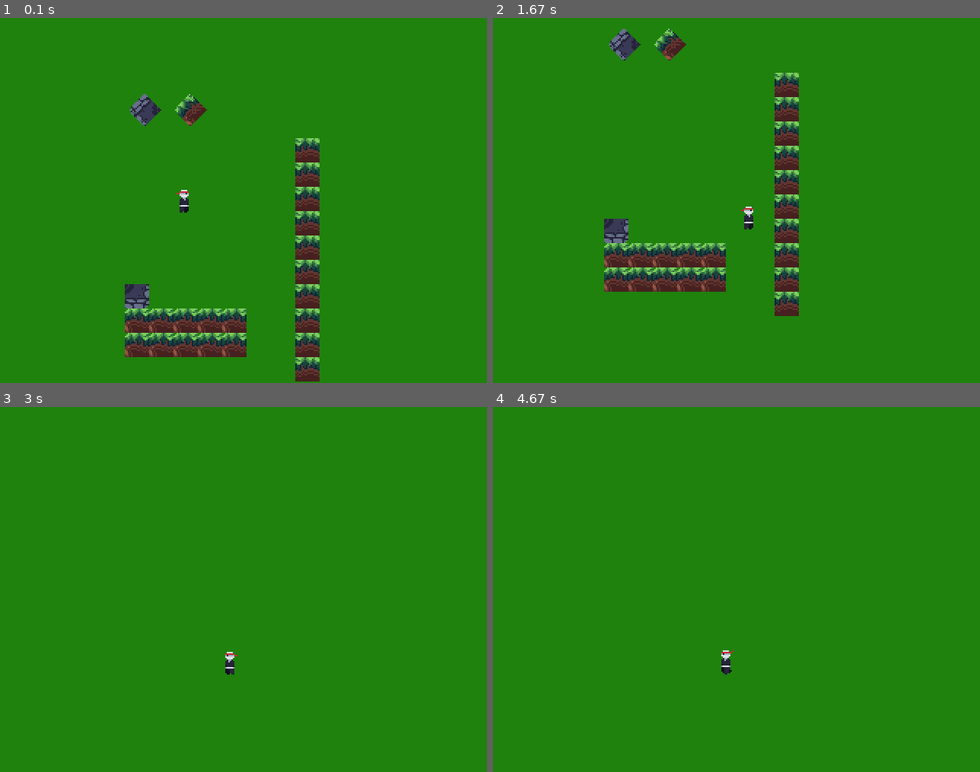
Above: before the commit, frames 1-4 (two rows, left to right).
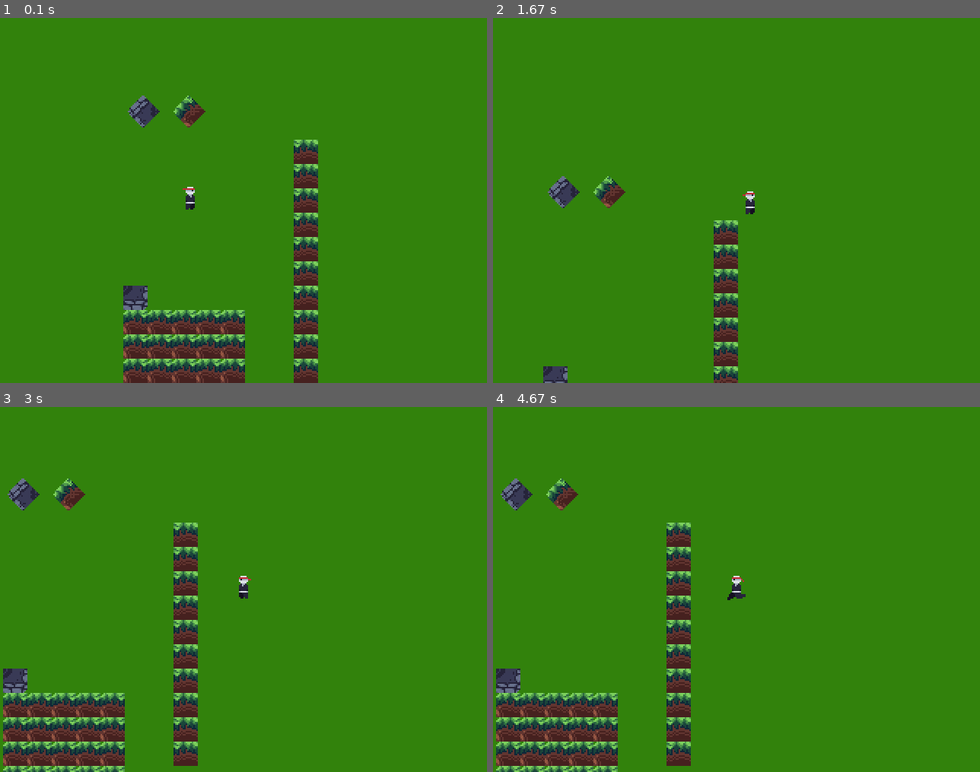
Above: after the commit, the same moments.

Repository: laziutaO/Pygame-updater
Game: pygame game, started from pygame_test/pygame_test.py
Two runs of this game, one before a commit and one after it. Both use one fixed random seed, a clock stepped at 60 frames per second and the inputs below.
Inputs:
- Up to frame 1 (0.1 s): no input
- Up to frame 2 (1.67 s): hold Right 0.33-0.8 s; hold Up 0.83-1.13 s; hold Right 1.17-1.63 s
- Up to frame 3 (3 s): hold Left 1.67-2.2 s; hold Left 2.57-2.97 s
- Up to frame 4 (4.67 s): hold Right 3.4-4.03 s; hold Left from 4.47 s (still down)

The runs differ from the first frame. In frame 1, 6.5% of the frame differs, in the area x 25-66%, y 20-100%; in frame 2, 10%, in the area x 10-63%, y 2-100%; in frame 3, 9.8%; in frame 4, 9.9%.

Commit message:
feat(fix): a-star search

Diff:
--- a/pygame_test/classes/entities.py
+++ b/pygame_test/classes/entities.py
@@ -70,7 +70,6 @@
             self.flip = False
         if movement[0] < 0:
             self.flip = True
-        self.animation.pause_animation()
         #self.animation.set_backwards()
         self.animation.update_frame()
 
--- a/pygame_test/pygame_test.py
+++ b/pygame_test/pygame_test.py
@@ -14,7 +14,8 @@
 from pygame_updater.physics.physics import *
 from pygame_updater.ai.search import *
 
-BASE_IMG_PATH = 'test-data/images/'
+BASE_DIR = os.path.dirname(os.path.dirname(os.path.abspath(__file__)))
+BASE_IMG_PATH = os.path.join(BASE_DIR, 'test-data/images/')
 
 class Game:
     def __init__(self):
@@ -39,7 +40,7 @@
         }
         #tilemap test
         self.tilemap = Tilemap(16, ['grass', 'stone'])
-        self.tilemap.fill_tilemap((3, 12), (8, 14), 'grass', variant=0, rotation=0)
+        self.tilemap.fill_tilemap((3, 12), (8, 18), 'grass', variant=0, rotation=0)
         self.tilemap.fill_tilemap((10, 5), (11, 15), 'grass', variant=1, rotation=0)
         #self.tilemap.fill_tilemap_random((1, 3), (9, 6), ['grass', 'stone'], [0, 1, 2])
         self.tilemap.place_tile_ongrid((3, 11), 'stone', 0, 180)
@@ -57,7 +58,7 @@
 
     def run(self):
         while True:
-            self.display.fill((30, 130, 12))
+            self.display.fill((50, 130, 12))
 
             self.scroll[0] += (self.player.rect().centerx - self.display.get_width() / 2 - self.scroll[0])/10
             self.scroll[1] += (self.player.rect().centery - self.display.get_height() / 2 - self.scroll[1])/10
@@ -66,33 +67,10 @@
             self.tilemap.render(self.display, self.assets, offset = render_scroll)
             self.player.update(self.tilemap, (self.movement_hor[1] - self.movement_hor[0], 0))
             #ai test
-            #self.player.update_position(self.astar.get_next_position(self.player.pos, (200, 110)), offset = render_scroll)
+            self.player.update_position(self.astar.get_next_position(self.player.pos, (200, 110)), offset = render_scroll)
             self.player.render(self.display, offset = render_scroll)
 
-
             player_rect = pygame.Rect(*self.player.pos, *self.player.size)
-
-            #testing polygon collision
-            """points = [(100, 100), (120, 120), (120, 150), (170, 120), (140, 60)]
-            polygon_collider = pygame.draw.polygon(self.display, (255, 0, 0), points)
-            if self.collision.rect_collide_poly(points, self.player.rect()):
-                print("player collided with polygon")"""
-
-            #testing circle collision
-            """radius1 = 50
-            radius2 = 30
-            circle1 = pygame.draw.circle(self.display, (255, 0, 0), (100, 100), radius1)
-            circle2 = pygame.draw.circle(self.display, (255, 255, 0), (120, 100), radius2)
-            if self.collision.collide_circles(circle1.center, radius1, circle2.center, radius2):
-                print("circles collided")"""
-
-            #testing rect circle collision
-            """radius = 50
-            circle = pygame.draw.circle(self.display, (255, 0, 0), (100, 100), radius)
-            rect = pygame.draw.rect(self.display, (255, 255, 0), (120, 100, 50, 50))
-            if self.collision.rect_collide_circle(circle.center, radius, rect):
-                print("rect and circle collided")"""
-
 
             for event in pygame.event.get():
                 if event.type == pygame.QUIT:
--- a/pygame_updater/ai/search.py
+++ b/pygame_updater/ai/search.py
@@ -1,3 +1,5 @@
+import math
+import heapq
 from ..tilemaps.tilemap import Tilemap
 
 class SearchAction:
@@ -10,7 +12,12 @@
         self.entity_height = entity_height
 
     def __heuristic(self, start, end):
-        return abs(start[0] - end[0]) + abs(start[1] - end[1])
+        dx = start[0] - end[0]
+        dy = start[1] - end[1]
+        return math.sqrt(dx * dx + dy * dy)
+
+    def __step_cost(self, current, neighbor):
+        return math.sqrt(2) if current[0] != neighbor[0] and current[1] != neighbor[1] else 1.0
 
     def __neighbors(self, current):
         neighbors = []
@@ -18,19 +25,18 @@
             for y in range(-1, 2):
                 if x == 0 and y == 0:
                     continue
-                bottom_left = (current[0] + x, current[1] + y + self.entity_height)
-                top_right = (current[0] + x + self.entity_width, current[1] + y)
+                neighbor = (current[0] + x, current[1] + y)
+                bottom_left = (neighbor[0], neighbor[1] + self.entity_height)
+                top_right = (neighbor[0] + self.entity_width, neighbor[1])
                 bottom_right = (top_right[0], bottom_left[1])
-                neighbor = (current[0] + x, current[1] + y)
                 if self.tilemap is None:
                     neighbors.append(neighbor)
-                elif not self.tilemap.is_occupied_tile(neighbor) and not self.tilemap.is_occupied_tile(bottom_left) and not self.tilemap.is_occupied_tile(top_right) and not self.tilemap.is_occupied_tile(bottom_right):
+                elif not self.tilemap.is_occupied_tile(neighbor) \
+                    and not self.tilemap.is_occupied_tile(bottom_left) \
+                    and not self.tilemap.is_occupied_tile(top_right) \
+                    and not self.tilemap.is_occupied_tile(bottom_right):
                     neighbors.append(neighbor)
-
         return neighbors
-
-    def __lowest_f_score(self, open_list, f_score):
-        return min(open_list, key=lambda node: f_score[node])
 
     def __reconstruct_path(self, came_from, current):
         total_path = [current]
@@ -39,46 +45,44 @@
             total_path.append(current)
         return total_path[::-1]
 
-    def search(self, start:tuple, end:tuple):
+    def search(self, start: tuple, end: tuple):
         start = tuple(start)
         end = tuple(end)
-        open_list = [start]
-        closed_list = set()
+        open_heap = [(self.__heuristic(start, end), start)]
+        visited = set()
         came_from = {}
-        g_score = {start: 0}
-        f_score = {start: self.__heuristic(start, end)}
+        g_score = {start: 0.0}
 
-        while open_list:
-            current = self.__lowest_f_score(open_list, f_score)
+        while open_heap:
+            _, current = heapq.heappop(open_heap)
+
+            if current in visited:
+                continue
+            visited.add(current)
 
             if current == end:
                 return self.__reconstruct_path(came_from, current)
 
-            open_list.remove(current)
-            closed_list.add(current)
-
             for neighbor in self.__neighbors(current):
-                if neighbor in closed_list:
+                if neighbor in visited:
                     continue
-
-                tentative_g_score = g_score[current] + self.__heuristic(current, neighbor)
-
-                if neighbor not in open_list or tentative_g_score < g_score[neighbor]:
+                tentative_g = g_score[current] + self.__step_cost(current, neighbor)
+                if neighbor not in g_score or tentative_g < g_score[neighbor]:
                     came_from[neighbor] = current
-                    g_score[neighbor] = tentative_g_score
-                    f_score[neighbor] = g_score[neighbor] + self.__heuristic(neighbor, end)
-
-                    if neighbor not in open_list:
-                        open_list.append(neighbor)
+                    g_score[neighbor] = tentative_g
+                    heapq.heappush(open_heap, (tentative_g + self.__heuristic(neighbor, end), neighbor))
 
         return None
 
-    def get_next_position(self, start:tuple, end:tuple):
-        if self.path_index == len(self.path):
-            self.path = self.search(start, end)
+    def get_next_position(self, start: tuple, end: tuple):
+        if self.path_index >= len(self.path):
+            self.finished = False
+            new_path = self.search(start, end)
+            if new_path is None:
+                self.finished = True
+                self.path = []
+                return start
+            self.path = new_path
             self.path_index = 0
-            if self.path == None:
-                self.finished = True
-                return start
         self.path_index += 1
         return self.path[self.path_index - 1]
--- a/pygame_updater/tilemaps/tilemap.py
+++ b/pygame_updater/tilemaps/tilemap.py
@@ -1,6 +1,6 @@
 import pygame
 import random
-from pygame_updater.tilemaps.tile import Tile
+from .tile import Tile
 NEIGHBOR_OFFSETS = [(0, -1), (1, 0), (0, 1), (-1, 0), (1, -1), (1, 1), (-1, 1), (-1, -1), (0, 0)]
 
 class Tilemap:
@@ -12,11 +12,13 @@
 
     def render(self, surf, tile_data: dict = {}, offset = (0,0)):
         for tile in self.__offgrid_tiles:
-            surf.blit(pygame.transform.rotate(tile_data[tile.type][tile.variant], tile.rotation), (tile.position[0] - offset[0], tile.position[1] - offset[1]))
+            surf.blit(pygame.transform.rotate(tile_data[tile.type][tile.variant], tile.rotation),
+                      (tile.position[0] - offset[0], tile.position[1] - offset[1]))
 
         for loc in self.__tilemap:
             tile = self.__tilemap[loc]
-            surf.blit(pygame.transform.rotate(tile_data[tile.type][tile.variant], tile.rotation), (tile.position[0] * self.__tile_size - offset[0], tile.position[1] * self.__tile_size - offset[1]))
+            surf.blit(pygame.transform.rotate(tile_data[tile.type][tile.variant], tile.rotation),
+                      (tile.position[0] * self.__tile_size - offset[0], tile.position[1] * self.__tile_size - offset[1]))
 
     def __tiles_around(self, pos):
         tiles = []
Not shown, changed: .gitignore
